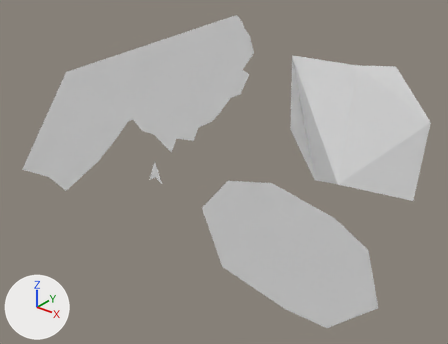
What one commit did to the Blender file source-assets/mesh.blend.
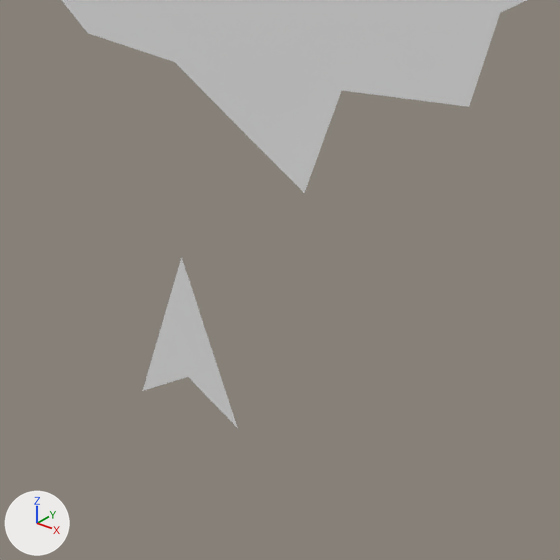
Each version is shown whole from a 50 mm camera at (417.0, -432.0, 267.0) aimed at (50.0, 25.0, -17.0), then close up on the part from 29% to 46% of the width and 37% to 59% of the height. The axes (+X, +Y, +Z) are drawn at lower left. The lights are the same throughout.

The first close-up shows 'Plane', 'Ship'.
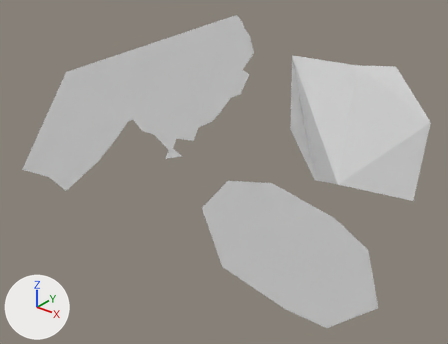
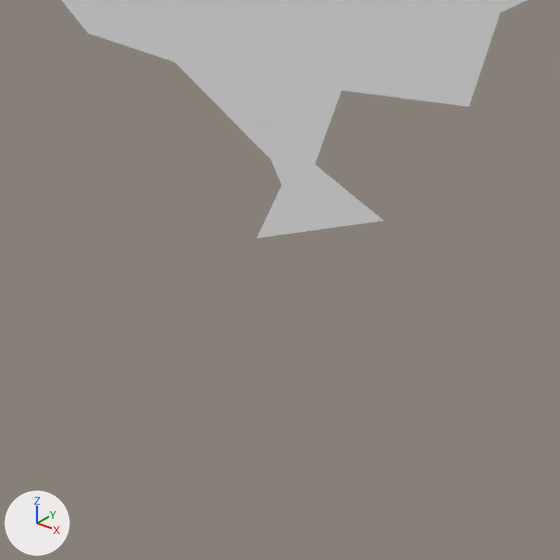
The change, as JSON lines over the scene's bpy script:
```json
{"op": "set", "path": "ob_ship.location", "old": "(-25.7, 0.0, -32.9)", "new": "(0.0, 0.0, 0.0)"}
{"op": "set", "path": "ob_ship.rotation_euler", "old": "(0.0, 0.0, 0.0)", "new": "(0.0, 1.571, 0.0)", "note": "degrees (0, 0, 0) -> degrees (0, 90, 0)"}
```

What differs and where, as boxes (x1, y1, x2, y2) in the close-ups (560 x 560 px):
```json
{"object": "Ship", "change": "moved, turned", "before": [143, 257, 238, 428], "after": [251, 112, 384, 238]}
```
